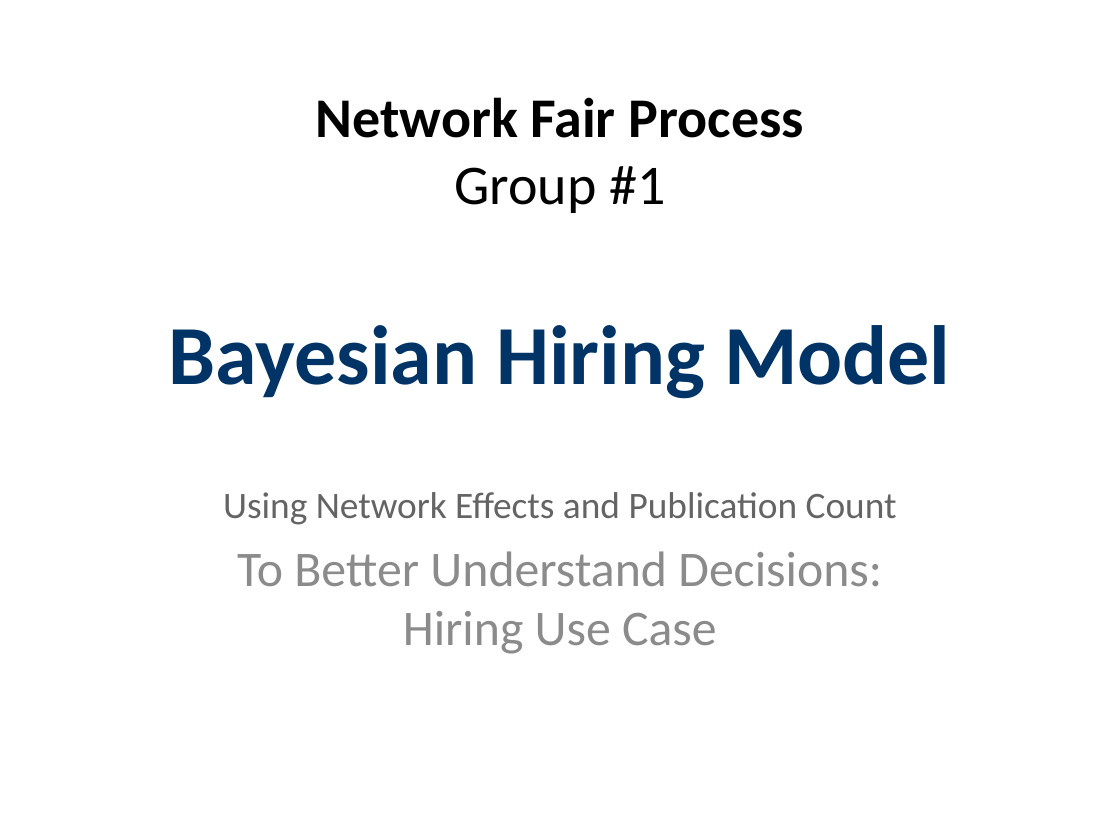
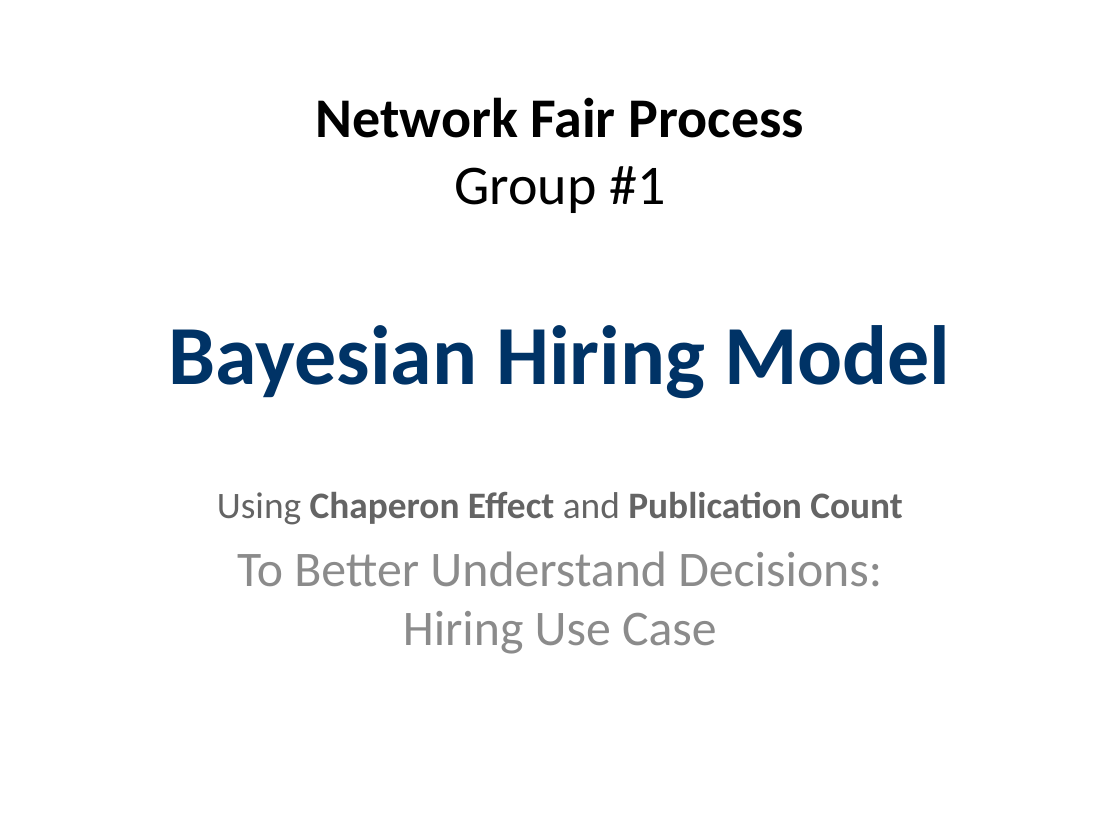
Before and after one commit to lisette-espin/NetworkEffectsGameTheory, a slide deck: slide 1 of pptx/Chaperon_Based_Hiring_Model.pptx. Drawn at 1120x840 pixels with LibreOffice and Linux fonts; fonts in the diff are those of the drawing. Boxes give left, top, right and bottom in pixels: in the first picture for what was removed or moved away, otherwise in the second. Text is boxed around its words. In the diff, an @@ line names an element or a change of style, - is before the commit and + after.

Commit message:
adding payoffs to models
updating pptx

```diff
--- a/pptx/Chaperon_Based_Hiring_Model.pptx
+++ b/pptx/Chaperon_Based_Hiring_Model.pptx
@@ subtitle at [217,492,902,525]: text changed; bold on @@
-Using Network Effects and Publication Count
+Using Chaperon Effect and Publication Count
```
Also in this commit, not shown: 3 other slides changed, 4 slides added, 14 other files.
